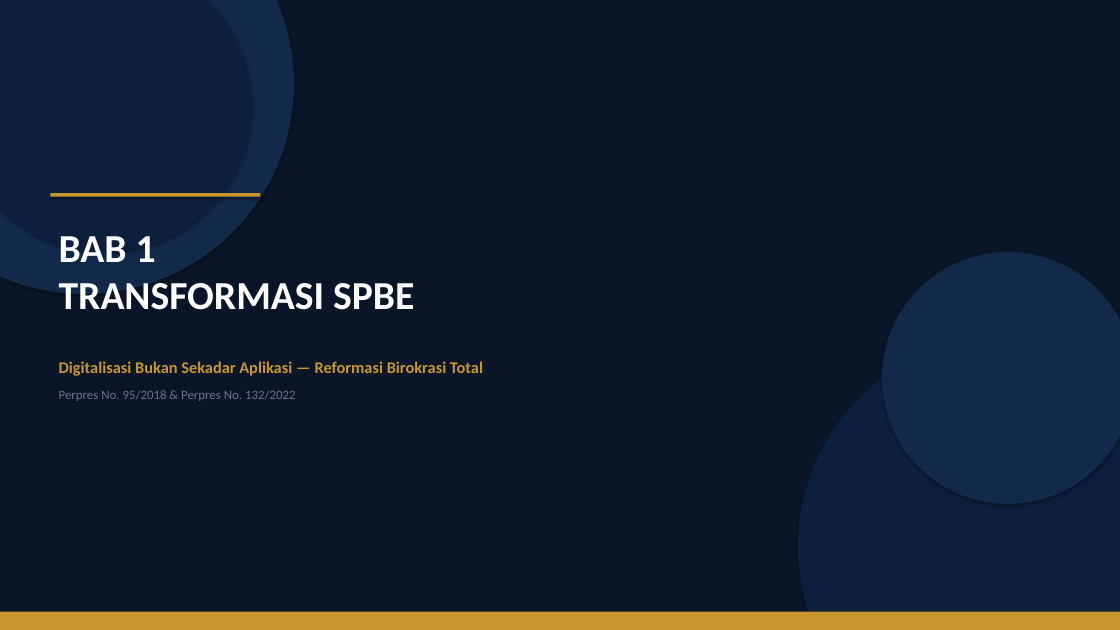
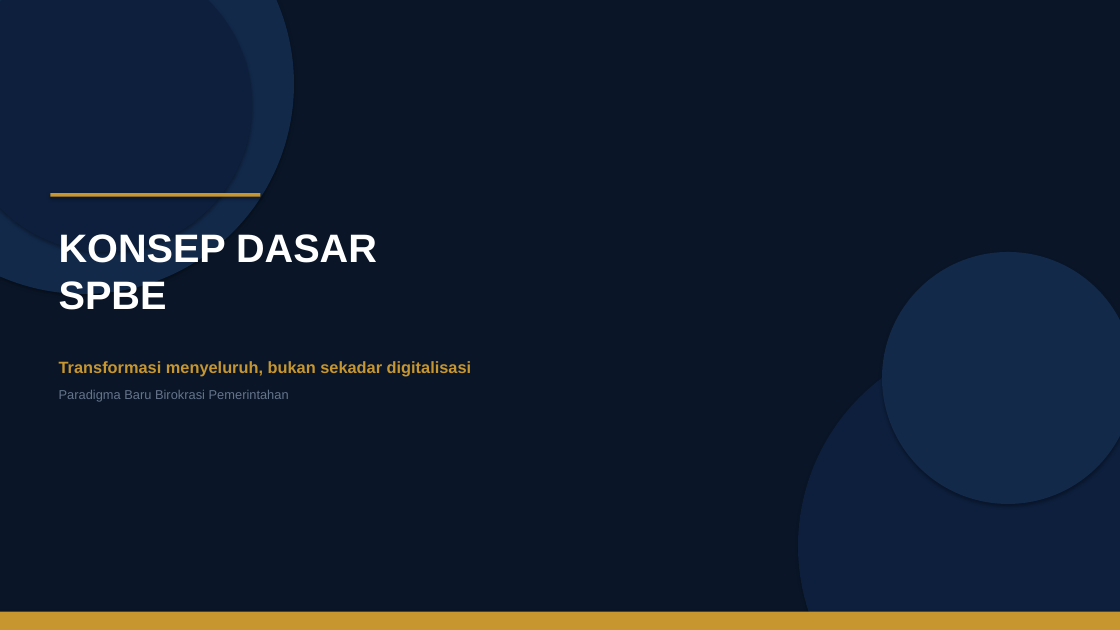
Before and after one commit to rahadiana/coba_ppt, a slide deck: slide 3 of SPBE_Transformasi_Birokrasi.pptx. Drawn at 1120x630 pixels with LibreOffice and Linux fonts; fonts in the diff are those of the drawing. Boxes give left, top, right and bottom in pixels: in the first picture for what was removed or moved away, otherwise in the second. Text is boxed around its words. In the diff, an @@ line names an element or a change of style, - is before the commit and + after.

Commit message:
fix: restore original SPBE presentation from initial commit

```diff
--- a/SPBE_Transformasi_Birokrasi.pptx
+++ b/SPBE_Transformasi_Birokrasi.pptx
@@ text at [59, 234, 377, 310]: text changed; font Calibri to Arial @@
-BAB 1
-TRANSFORMASI SPBE
+KONSEP DASAR
+SPBE
@@ text at [59, 361, 471, 376]: text changed; font Calibri to Arial @@
-Digitalisasi Bukan Sekadar Aplikasi — Reformasi Birokrasi Total
+Transformasi menyeluruh, bukan sekadar digitalisasi
@@ text at [59, 390, 289, 402]: text changed; font Calibri to Arial @@
-Perpres No. 95/2018 & Perpres No. 132/2022
+Paradigma Baru Birokrasi Pemerintahan
```
Also in this commit, not shown: 14 other slides changed, 1 slide added, 1 slide removed.
